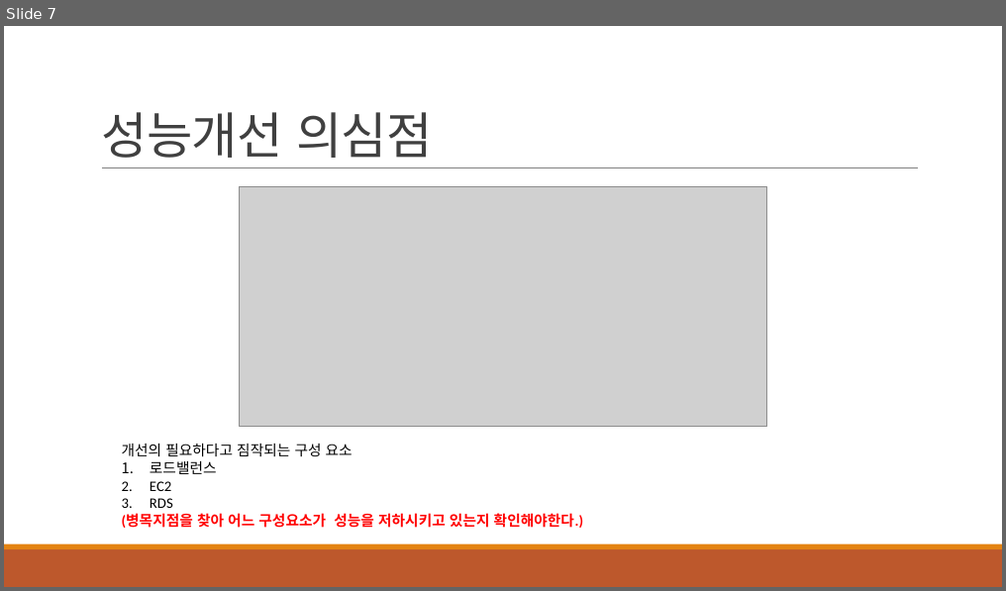
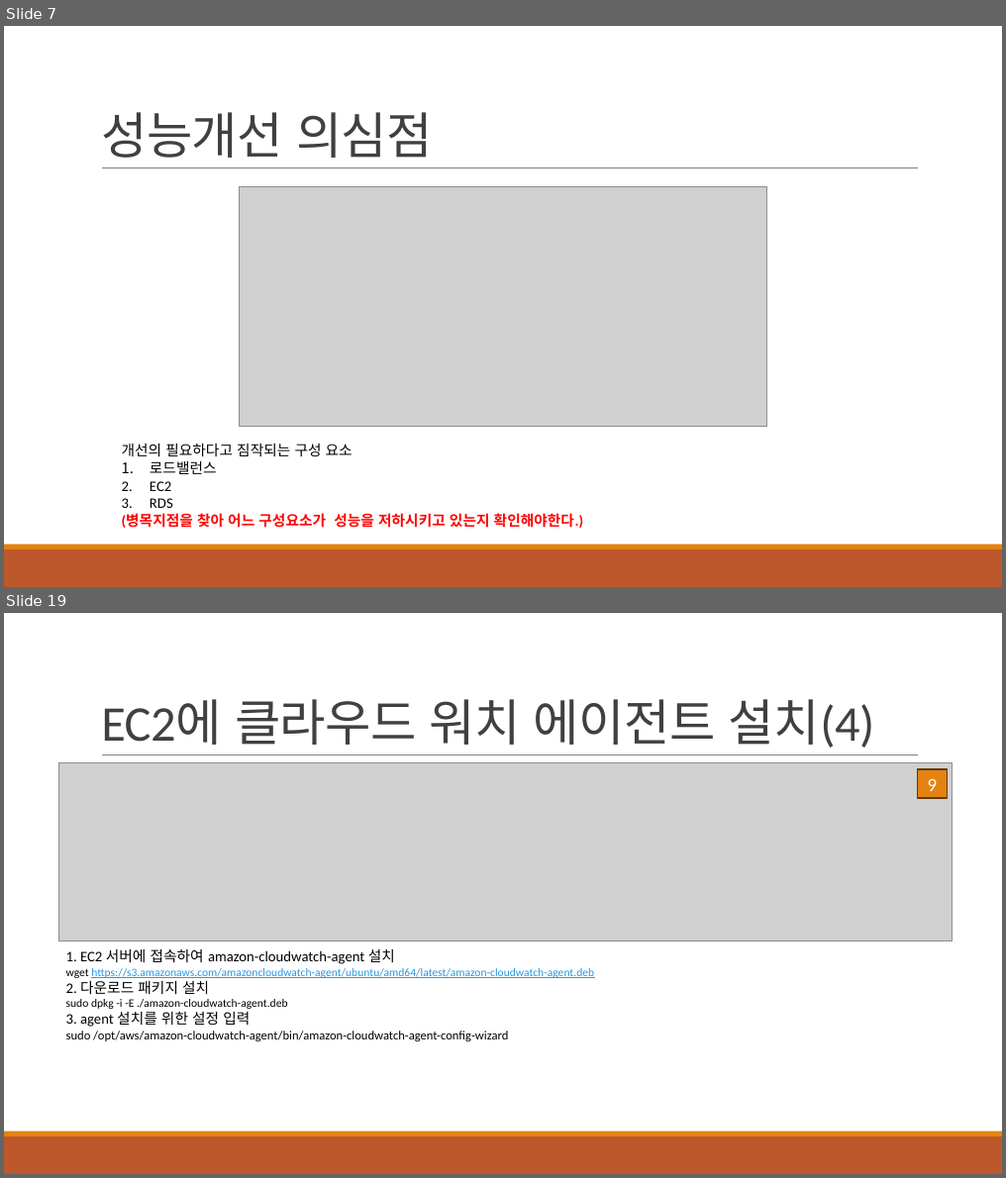
Before and after one commit to khb3025/study-load-test, a slide deck: ppt/3. 부하테스트 모니터 링.pptx. Shown one above the other, each under a label of ours: slide 7 before the commit, slides 7 and 19 after it; the slides between them are not shown. The pictures are 1006x591 and 1006x1178 pixels, drawn with LibreOffice and Linux fonts; fonts in the diff are those of the drawing; grey boxes stand for pictures. Boxes give left, top, right and bottom in pixels: in the first picture for what was removed or moved away, otherwise in the second. Text is boxed around its words. In the diff, an @@ line names an element or a change of style, - is before the commit and + after.

Commit message:
feat : EC2 / RDS 모니터링 셋팅
- aws-cloud-watch-agent
- cloud-watch 위젯셋팅
- 병목진단

```diff
--- a/ppt/3. 부하테스트 모니터 링.pptx
+++ b/ppt/3. 부하테스트 모니터 링.pptx
@@ slide 19 added at [4,613,1002,1174], background #FFFFFF; not listed: 3 template elements that a slide beside it also shows @@
@@ title added at [101,699,874,748], 48 pt, text #404040 @@
+EC2에 클라우드 워치 에이전트 설치(4)
@@ picture added at [58,762,952,941] @@
@@ rectangle added at [918,769,947,798], fill #E48312, outline #643908 1.25 pt, 18 pt, text #FFFFFF @@
+9
@@ text added at [66,950,594,1042], 11 pt, text #000000 @@
+1. EC2 서버에 접속하여 amazon-cloudwatch-agent 설치
+wget https://s3.amazonaws.com/amazoncloudwatch-agent/ubuntu/amd64/latest/amazon-cloudwatch-agent.deb
+2. 다운로드 패키지 설치
+sudo dpkg -i -E ./amazon-cloudwatch-agent.deb
+3. agent 설치를 위한 설정 입력
+sudo /opt/aws/amazon-cloudwatch-agent/bin/amazon-cloudwatch-agent-config-wizard
```
Also in this commit, not shown: 1 slide changed, 39 other slides added, 1 other file.
